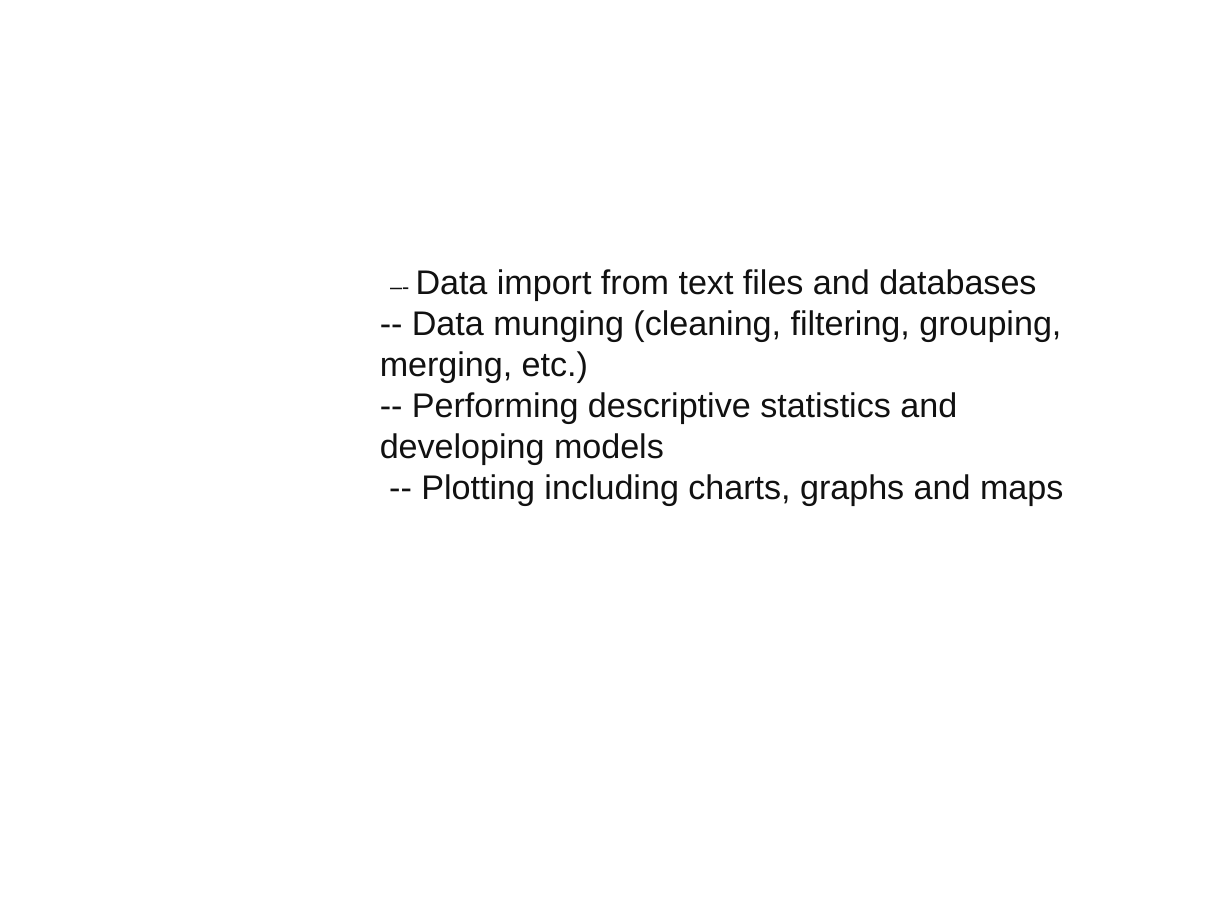
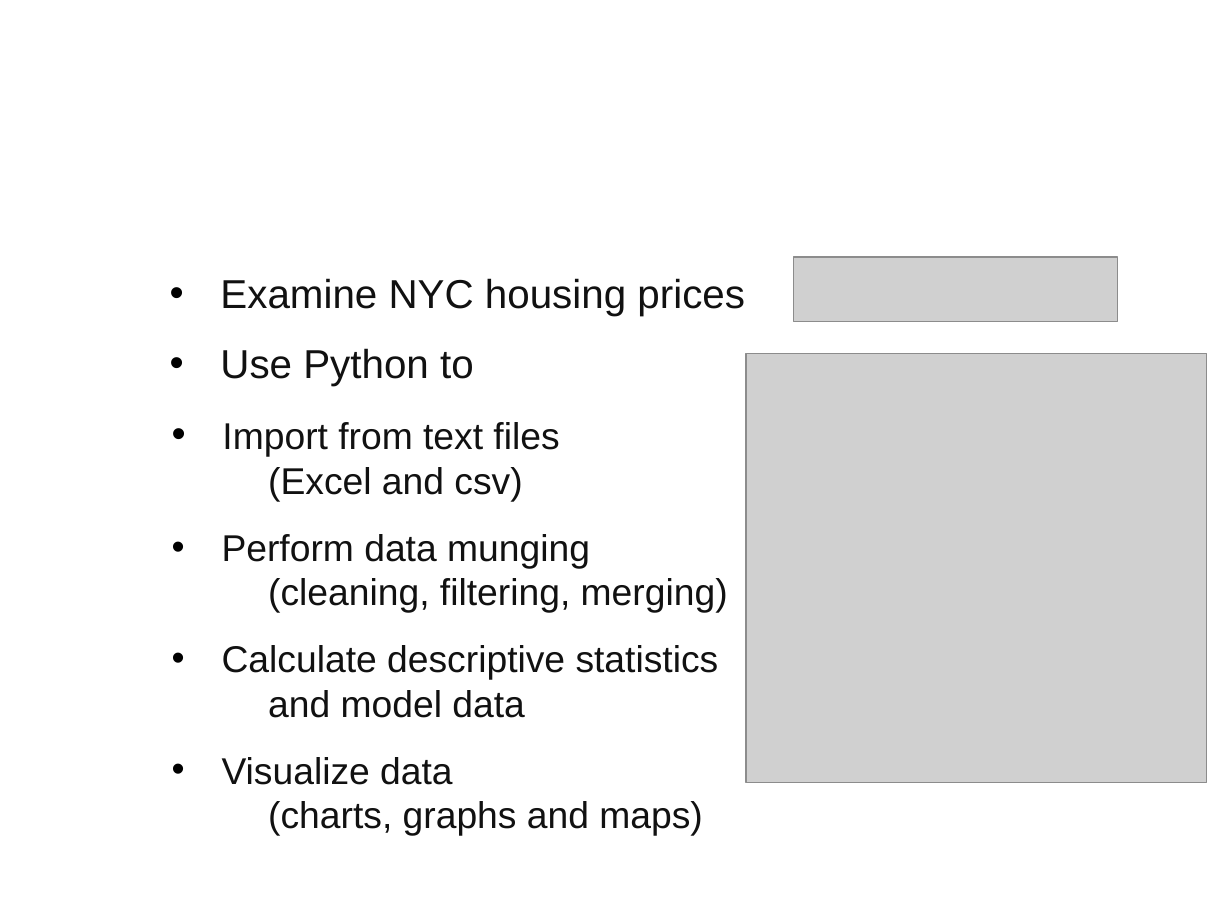
Before and after one commit to swzCuroverse/BostonCodeCamp26, a slide deck: slide 7 of PythonDataScience.odp (slide 8 before the commit). Drawn at 1232x924 pixels with LibreOffice and Linux fonts; fonts in the diff are those of the drawing; grey boxes stand for pictures; background and template pictures are left out. Boxes give left, top, right and bottom in pixels: in the first picture for what was removed or moved away, otherwise in the second. Text is boxed around its words. In the diff, an @@ line names an element or a change of style, - is before the commit and + after.

```diff
--- a/PythonDataScience.odp
+++ b/PythonDataScience.odp
@@ text removed at [380, 269, 1063, 506] @@
---–- Data import from text files and databases
--- Data munging (cleaning, filtering, grouping, merging, etc.)
--- Performing descriptive statistics and developing models
--- Plotting including charts, graphs and maps
@@ picture added at [794, 257, 1118, 322] @@
@@ text added at [220, 278, 728, 836], 24 pt, text #111111 @@
+• Examine NYC housing prices
+• Use Python to
+• Import from text files
+  (Excel and csv)
+• Perform data munging
+  (cleaning, filtering, merging)
+• Calculate descriptive statistics
+  and model data
+• Visualize data
+  (charts, graphs and maps)
@@ title at [485, 278, 745, 316]: text changed @@
-Example 1 : Housing Prices
+Demo : Housing Prices
@@ picture added at [747, 353, 1207, 783] @@
```
Also in this commit, not shown: 3 other slides changed, 2 slides removed, 3 other files.
